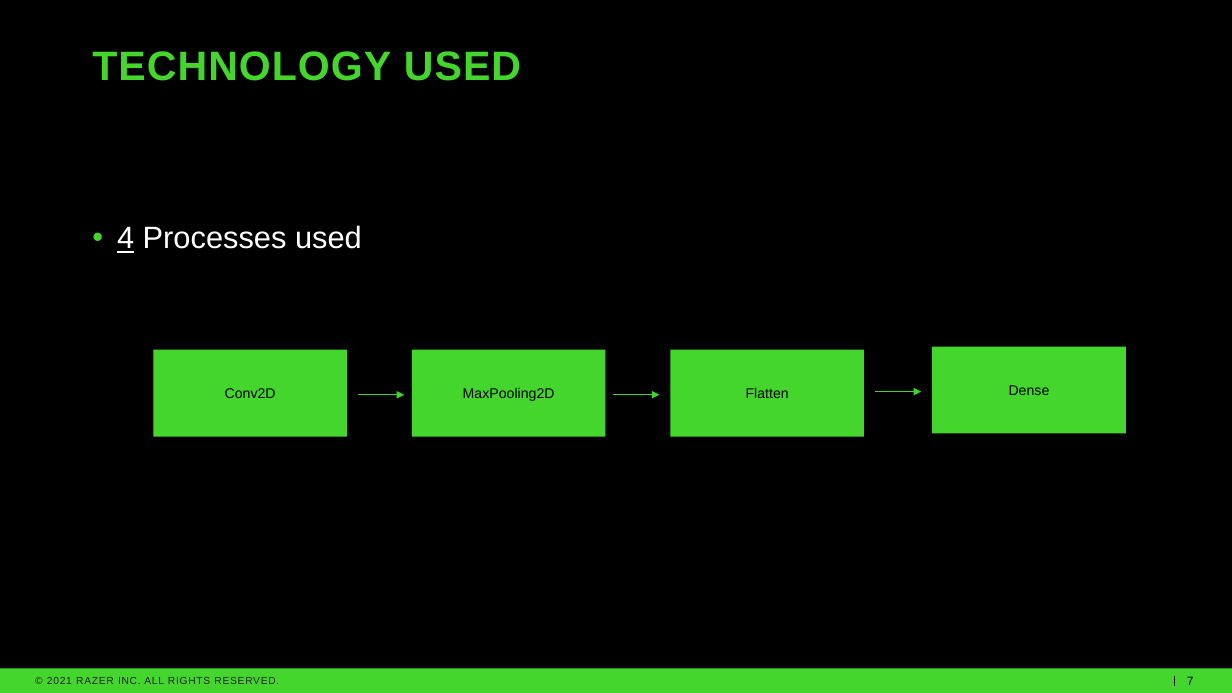
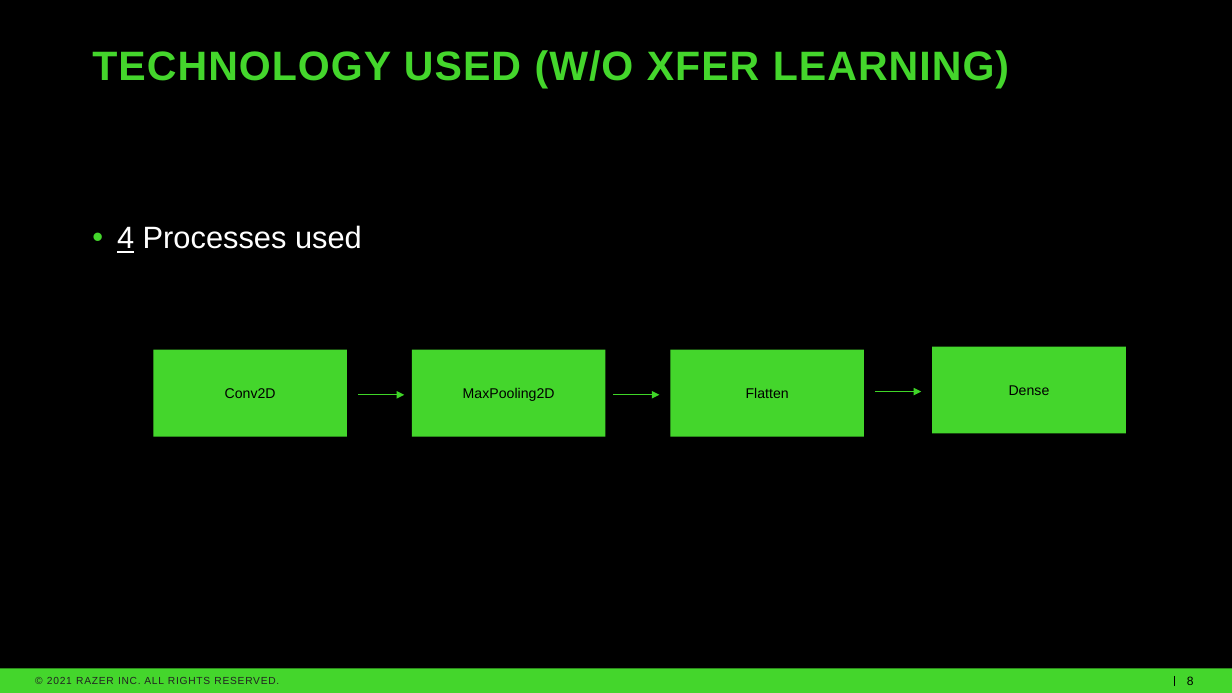
Before and after one commit to rommelsim/Capstone-Revised, a slide deck: slide 8 of Revised Capstone Presentation.pptx (slide 7 before the commit). Drawn at 1232x693 pixels with LibreOffice and Linux fonts; fonts in the diff are those of the drawing; background and template pictures are left out. Boxes give left, top, right and bottom in pixels: in the first picture for what was removed or moved away, otherwise in the second. Text is boxed around its words. In the diff, an @@ line names an element or a change of style, - is before the commit and + after.

```diff
--- a/Revised Capstone Presentation.pptx
+++ b/Revised Capstone Presentation.pptx
@@ title at (x1=92, y1=50, x2=1009, y2=88): text changed @@
-TECHNOLOGY USED
+TECHNOLOGY USED (W/O XFER LEARNING)
@@ page number at (x1=1187, y1=676, x2=1194, y2=685): text changed @@
-7
+8
```
Also in this commit, not shown: 1 slide added.
